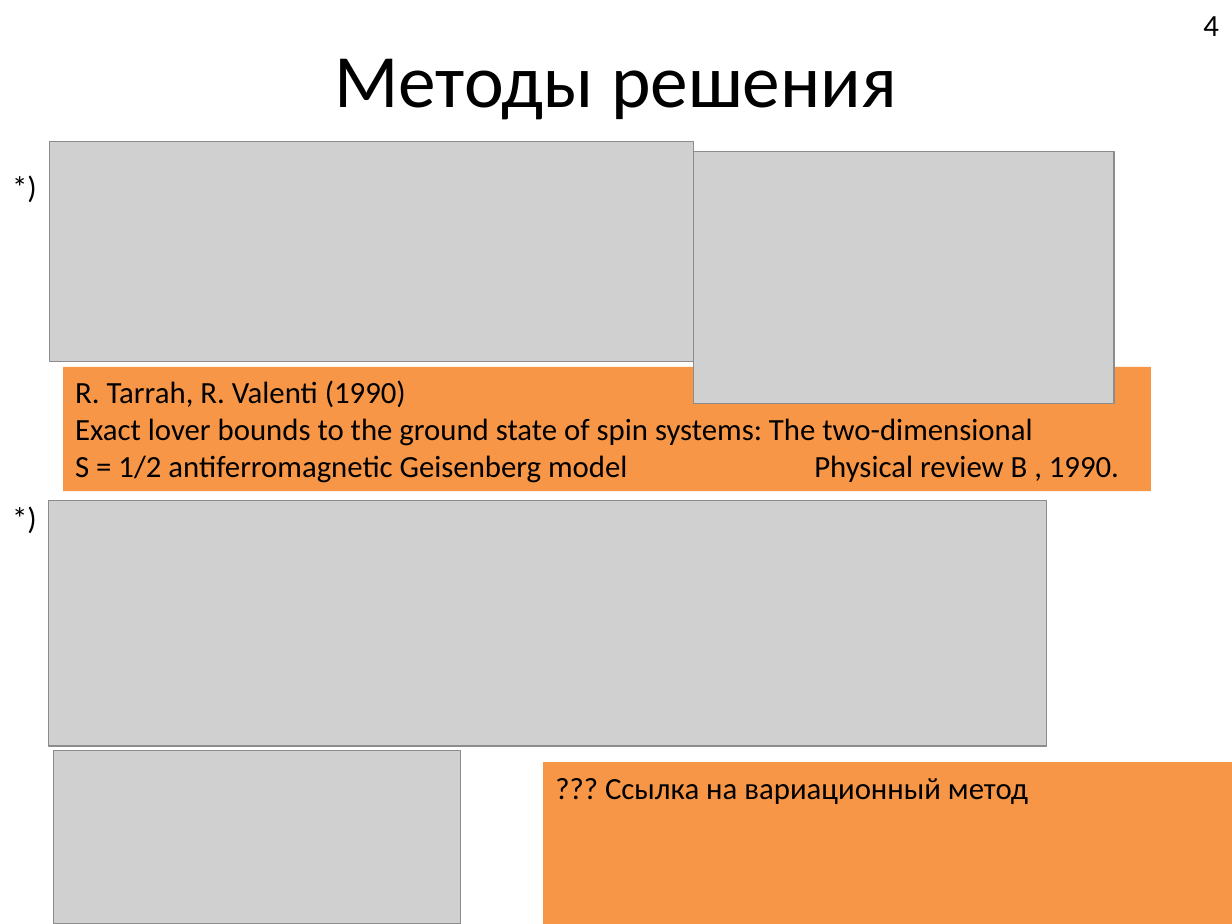
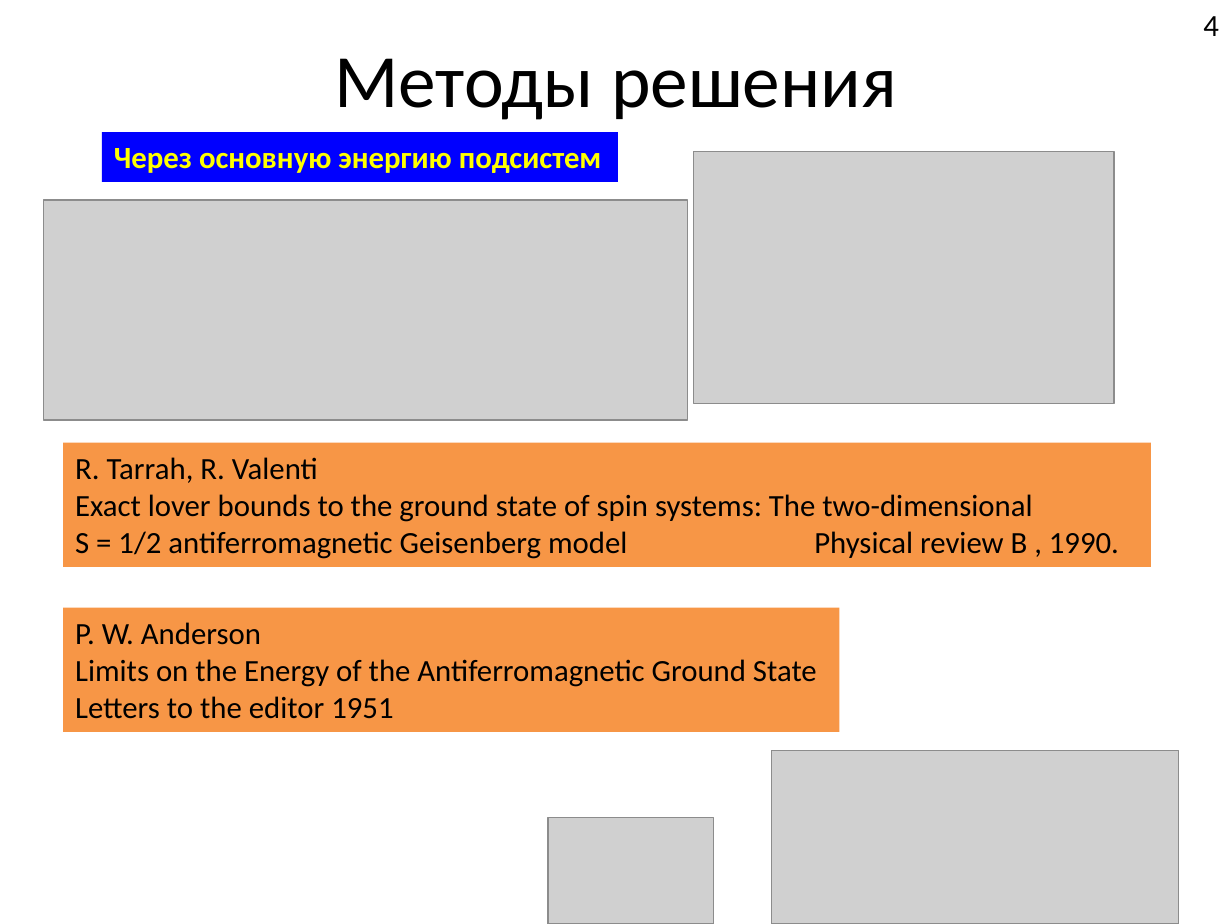
Before and after one commit to FeelUsM/zadrotstvo1, a slide deck: slide 4 of LaTeX-поделки/Системы спинов 1.pptx (slide 5 before the commit). Drawn at 1232x924 pixels with LibreOffice and Linux fonts; fonts in the diff are those of the drawing; grey boxes stand for pictures. Boxes give left, top, right and bottom in pixels: in the first picture for what was removed or moved away, otherwise in the second. Text is boxed around its words. In the diff, an @@ line names an element or a change of style, - is before the commit and + after.

```diff
--- a/LaTeX-поделки/Системы спинов 1.pptx
+++ b/LaTeX-поделки/Системы спинов 1.pptx
@@ rectangle added at (102, 132, 618, 181), fill #0000FF, 18 pt, text #FFFF00, bold @@
+Через основную энергию подсистем
@@ text removed at (0, 161, 57, 211) @@
-*)
@@ picture: place and size @@
-picture at (49, 142, 694, 362)
+picture at (43, 200, 687, 420)
@@ rectangle "R. Tarrah, R. Valenti": place and size @@
-rectangle "R. Tarrah, R. Valenti" at (63, 367, 1151, 492)
+rectangle "R. Tarrah, R. Valenti" at (63, 442, 1151, 567)
@@ text in rectangle at (75, 457, 318, 483): text changed @@
-R. Tarrah, R. Valenti (1990)
+R. Tarrah, R. Valenti
@@ text removed at (0, 493, 51, 542) @@
-*)
@@ picture removed at (49, 500, 1047, 745) @@
@@ rectangle added at (63, 607, 839, 732), fill #F79646, 18 pt, text #000000 @@
+P. W. Anderson
+Limits on the Energy of the Antiferromagnetic Ground State
+Letters to the editor 1951
@@ picture removed at (53, 750, 461, 924) @@
@@ rectangle removed at (543, 763, 1232, 924) @@
-??? Ссылка на вариационный метод
@@ picture added at (771, 750, 1179, 924) @@
@@ picture added at (548, 817, 713, 924) @@
```
Also in this commit, not shown: 9 other slides changed, 1 slide added, 1 slide removed.
